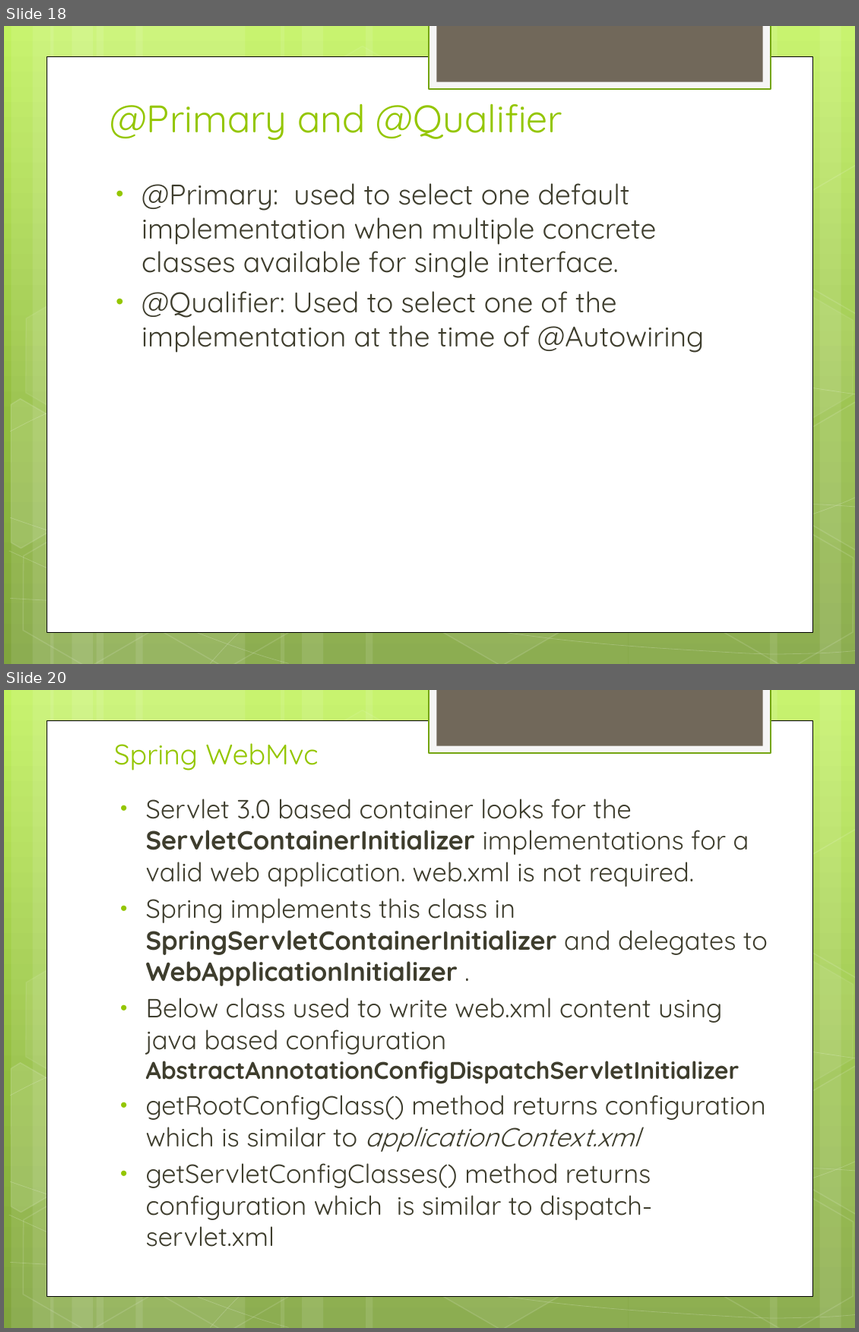
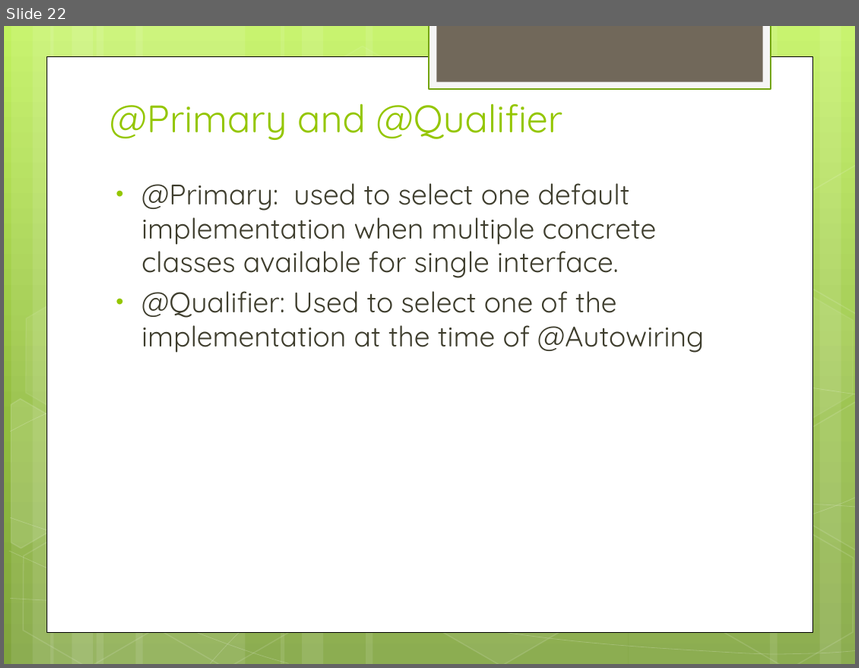
Before and after one commit to IPython-Learn/spring-java-training, a slide deck: SpringJavaTraining.pptx. Shown one above the other, each under a label of ours: slides 18 and 20 before the commit, slide 22 after it; the slides between them are not shown. The pictures are 859x1332 and 859x668 pixels, drawn with LibreOffice and Linux fonts; fonts in the diff are those of the drawing. Boxes give left, top, right and bottom in pixels: in the first picture for what was removed or moved away, otherwise in the second. Text is boxed around its words. In the diff, an @@ line names an element or a change of style, - is before the commit and + after.

```diff
--- a/SpringJavaTraining.pptx
+++ b/SpringJavaTraining.pptx
@@ slide 20 removed at bbox=[4, 690, 855, 1328], background gradient #C3F35F to #93BF3F to #81A53E; not listed: 31 template elements that a slide beside it also shows @@
@@ title removed at bbox=[114, 743, 318, 771] @@
-Spring WebMvc
@@ text removed at bbox=[146, 799, 768, 1247] @@
-• Servlet 3.0 based container looks for the ServletContainerInitializer implementations for a valid web application. web.xml is not required.
-• Spring implements this class in SpringServletContainerInitializer and delegates to WebApplicationInitializer .
-• Below class used to write web.xml content using java based configuration AbstractAnnotationConfigDispatchServletInitializer
-• getRootConfigClass() method returns configuration which is similar to applicationContext.xml
-• getServletConfigClasses() method returns configuration which is similar to dispatch-servlet.xml
@@ what was slide 18 is now slide 22 @@
```
Also in this commit, not shown: 8 slides changed, 6 slides added, 7 other slides removed, 23 other files.
